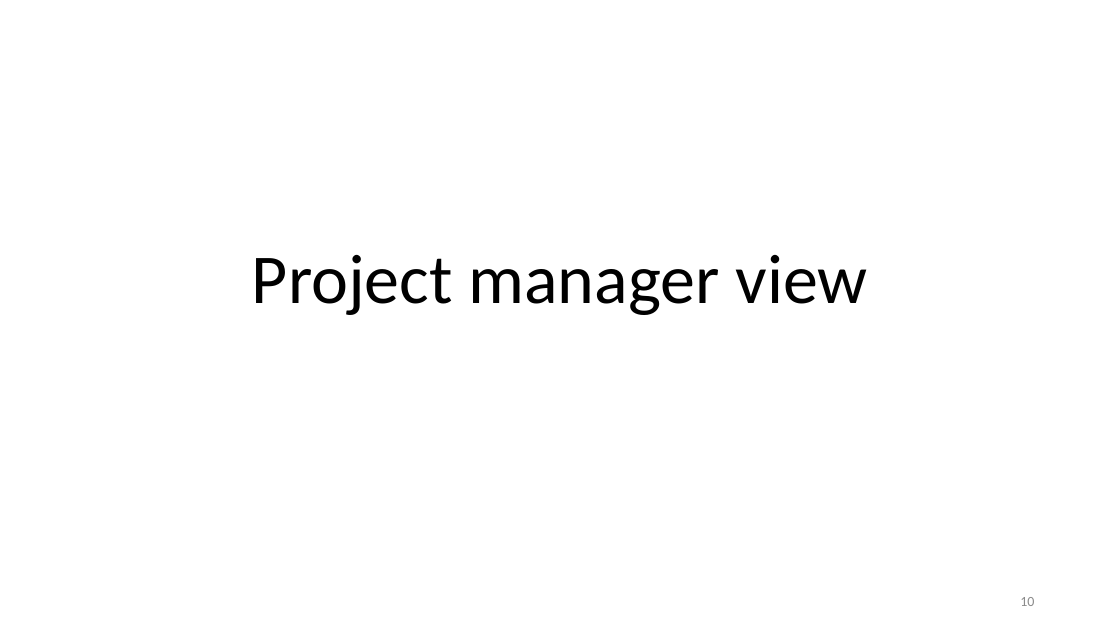
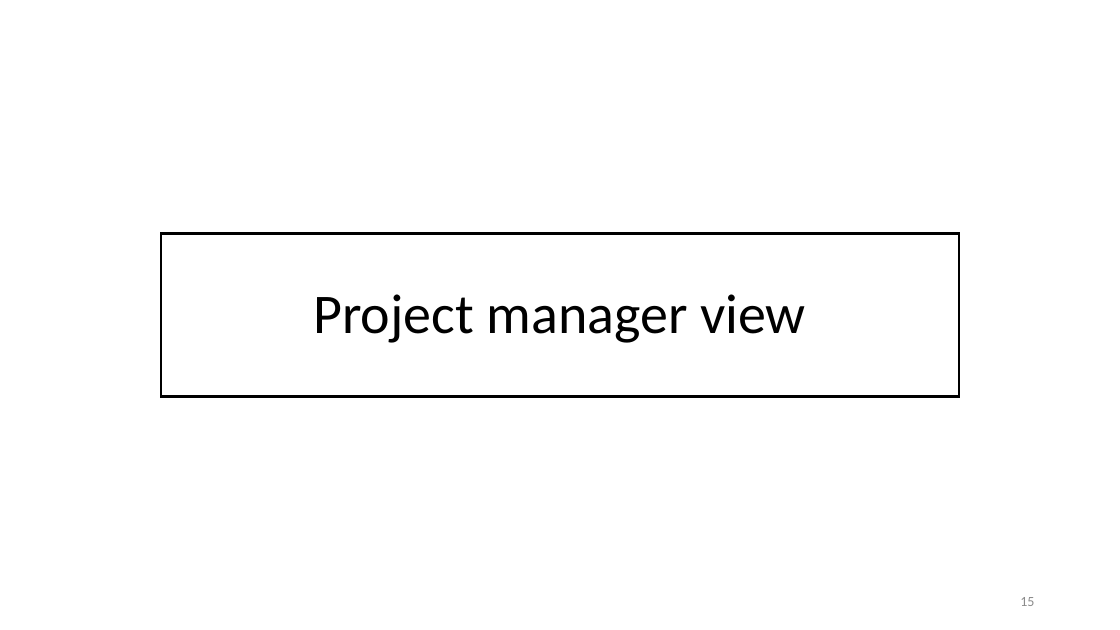
Before and after one commit to unige-pinfo-2019/PInfo1, a slide deck: slide 15 of Docs/UNIbay_DeskPitch.pptx (slide 10 before the commit). Drawn at 1120x630 pixels with LibreOffice and Linux fonts; fonts in the diff are those of the drawing. Boxes give left, top, right and bottom in pixels: in the first picture for what was removed or moved away, otherwise in the second. Text is boxed around its words. In the diff, an @@ line names an element or a change of style, - is before the commit and + after.

```diff
--- a/Docs/UNIbay_DeskPitch.pptx
+++ b/Docs/UNIbay_DeskPitch.pptx
@@ title "Project manager view": place and size @@
-title "Project manager view" at <box>252,255,868,315</box>
+title "Project manager view" at <box>161,234,960,397</box>
@@ title "Project manager view" at <box>161,234,960,397</box>: size 60 to 48 pt; vertical alignment bottom to middle; fill none to #FFFFFF; outline none to #000000 2 pt @@
@@ page number at <box>1020,597,1034,606</box>: text changed @@
-10
+15
```
Also in this commit, not shown: 9 other slides changed, 7 slides added, 1 slide removed.
